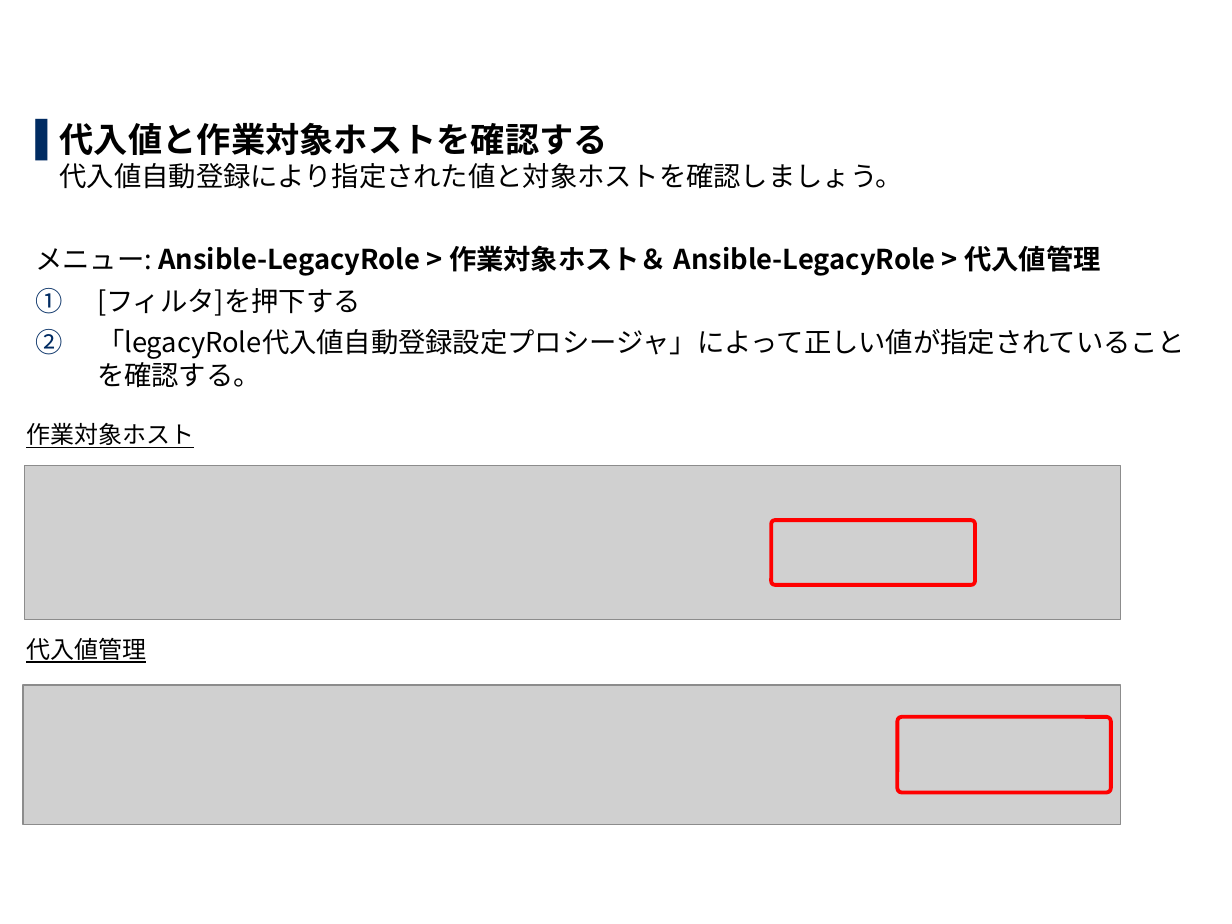
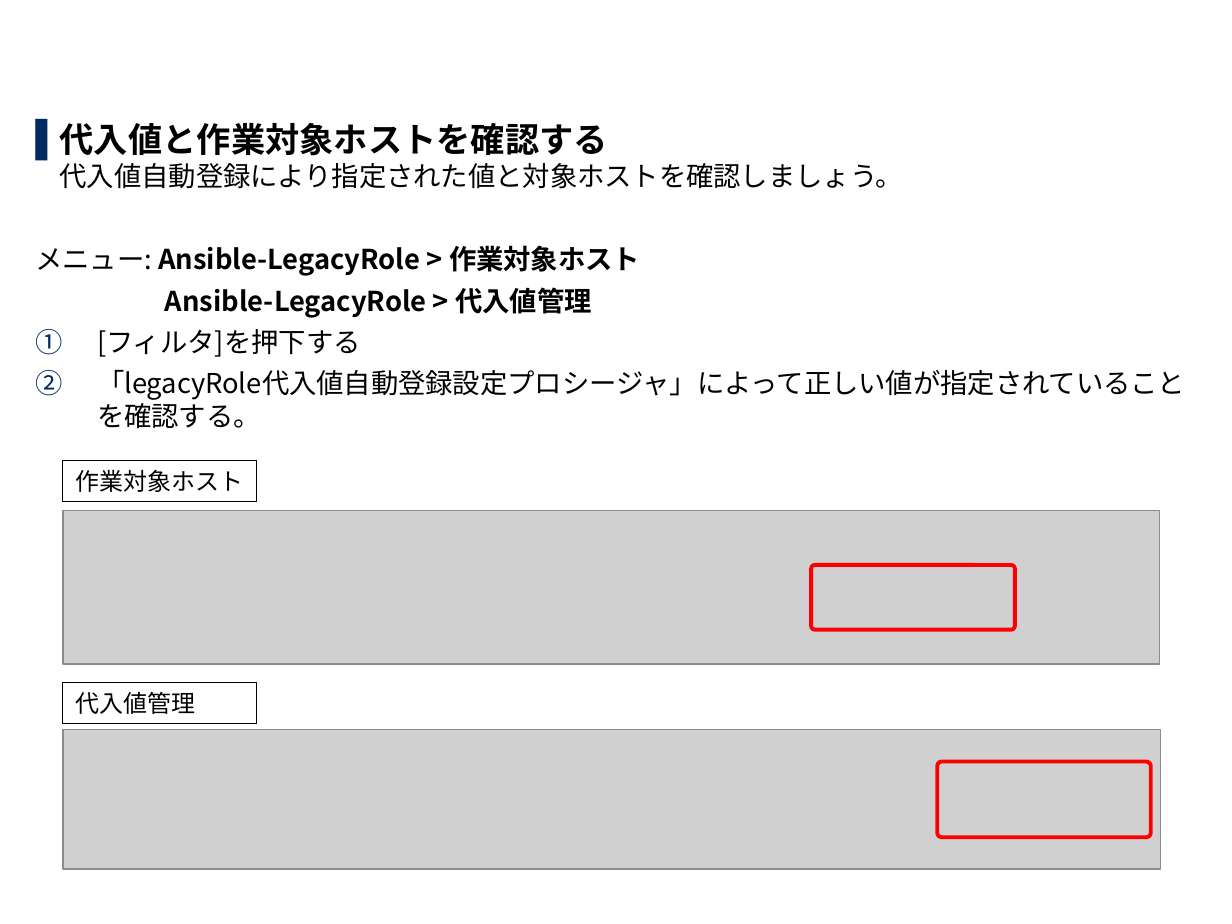
Before and after one commit to exastro-suite/it-automation-docs, a slide deck: slide 42 of asset/Learn_ja/ITA-Ansible-Driver_ja_practice.pptx. Drawn at 1232x924 pixels with LibreOffice and Linux fonts; fonts in the diff are those of the drawing; grey boxes stand for pictures; background and template pictures are left out. Boxes give left, top, right and bottom in pixels: in the first picture for what was removed or moved away, otherwise in the second. Text is boxed around its words. In the diff, an @@ line names an element or a change of style, - is before the commit and + after.

```diff
--- a/asset/Learn_ja/ITA-Ansible-Driver_ja_practice.pptx
+++ b/asset/Learn_ja/ITA-Ansible-Driver_ja_practice.pptx
@@ text at bbox=[35, 245, 640, 318]: text changed @@
-メニュー: Ansible-LegacyRole > 作業対象ホスト＆ Ansible-LegacyRole > 代入値管理
+メニュー: Ansible-LegacyRole > 作業対象ホスト
+Ansible-LegacyRole > 代入値管理
@@ rectangle "作業対象ホスト": place and size @@
-rectangle "作業対象ホスト" at bbox=[26, 423, 194, 448]
+rectangle "作業対象ホスト" at bbox=[63, 461, 257, 503]
@@ rectangle "作業対象ホスト" at bbox=[63, 461, 257, 503]: underline off; outline none to #000000 0.75 pt @@
@@ 2 pictures, 2 rounded rectangles: place and size @@
-2 pictures, 2 rounded rectangles at bbox=[23, 466, 1121, 824]
+2 pictures, 2 rounded rectangles at bbox=[63, 510, 1161, 869]
@@ rectangle "代入値管理" at bbox=[63, 683, 257, 724]: underline off; outline none to #000000 0.75 pt @@
@@ rectangle "代入値管理": place and size @@
-rectangle "代入値管理" at bbox=[26, 638, 146, 663]
+rectangle "代入値管理" at bbox=[63, 683, 257, 724]
```
Also in this commit, not shown: 27 other slides changed, 1 other file.
